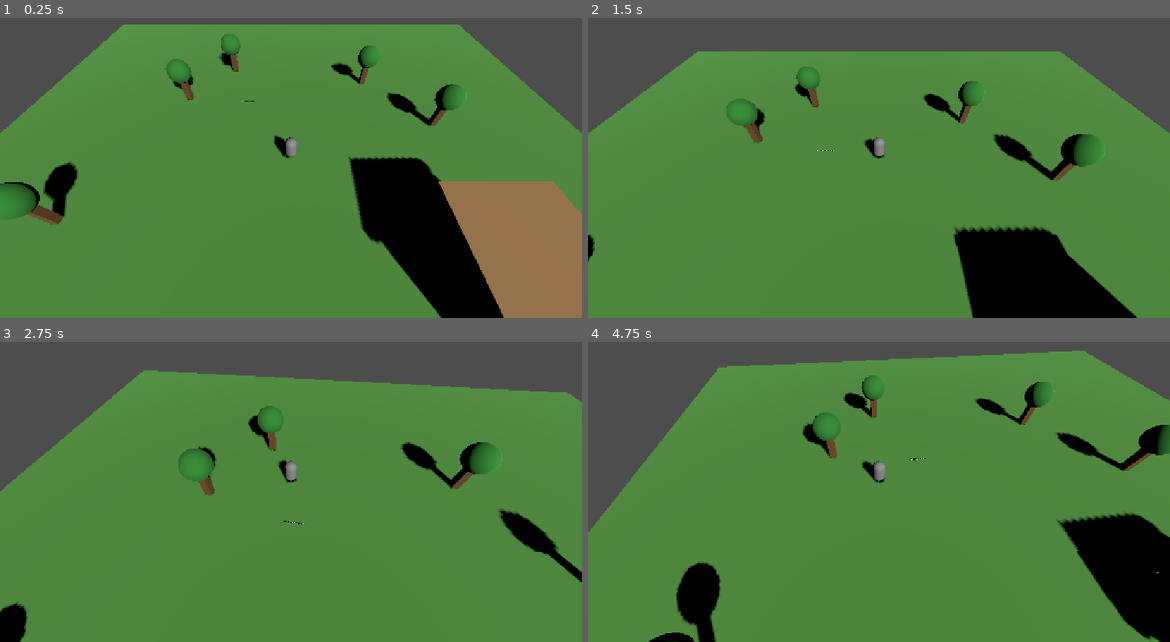
Above: before the commit, frames 1-4 (two rows, left to right).
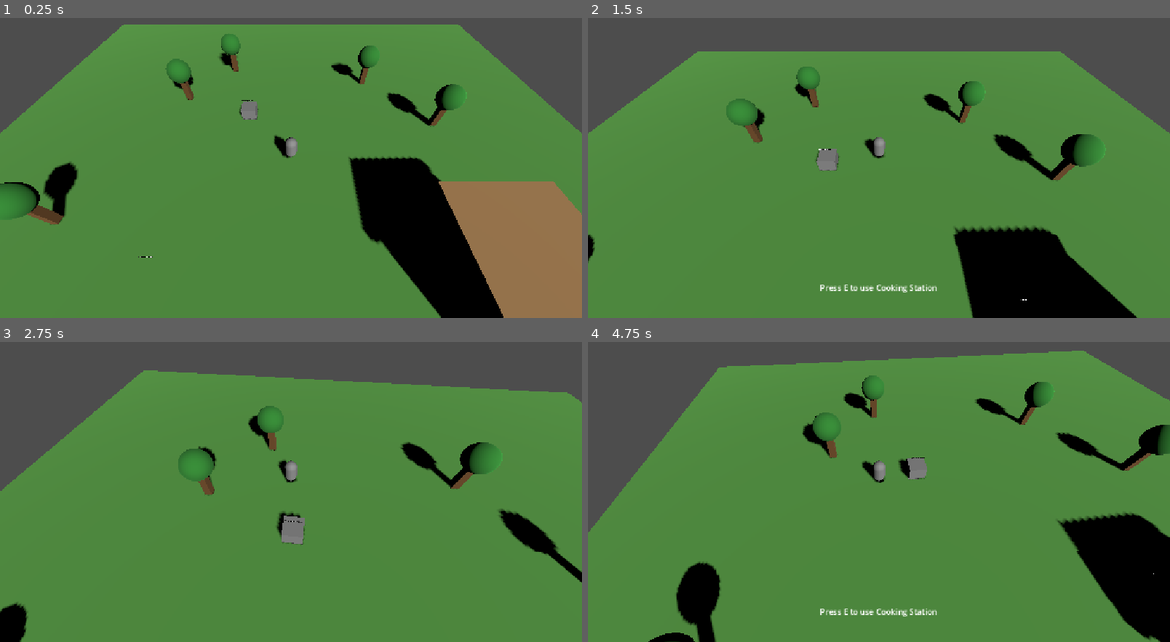
Above: after the commit, the same moments.

Repository: daviilegends/mmorpg_final
Game: Godot game, scene res://scenes/world/test_map.tscn
The game is run twice, just before and just after one commit, with the same random seed, the same clock (stepped at 60 frames per second) and the same inputs.
Inputs:
- Up to frame 1 (0.25 s): no input
- Up to frame 2 (1.5 s): hold E (interact) 0.53-1.28 s; hold W (move_forward) from 0.53 s (still down); tap E (interact) at 1.35 s
- Up to frame 3 (2.75 s): release W (move_forward) at 2.03 s; hold A (move_left) from 2.03 s (still down); hold E (interact) from 2.03 s (still down)
- Up to frame 4 (4.75 s): release E (interact) at 2.78 s; tap E (interact) at 2.85, 4.35 s; release A (move_left) at 3.53 s; hold S (move_backward) 3.53-4.28 s; hold E (interact) 3.53-4.28 s; hold D (move_right) from 4.28 s (still down)

The runs differ from the first frame. In frame 1, 0.2% of the frame differs, in the area x 23-45%, y 27-80%; in frame 2, 0.5%; in frame 3, 0.4%; in frame 4, 0.6%, in the area x 39-98%, y 38-92%.

Commit message:
Add interaction system with Press E prompts
- Interactable base class (Area3D) with display name, prompt text, and signal
- InteractionManager on player detects nearby interactables (radius 2.5)
- HUD shows "Press E to..." prompt for nearest interactable
- Door, Chest, Cooking Station, and Farm Plot interactable scripts
- Test map updated with collision shapes on layer 2 for all objects
- Interactions print to console as placeholder behavior

Co-Authored-By: Claude Sonnet 4.6 <noreply@anthropic.com>

Diff:
--- a/scenes/player/player.tscn
+++ b/scenes/player/player.tscn
@@ -1,7 +1,8 @@
-[gd_scene load_steps=5 format=3]
+[gd_scene load_steps=7 format=3]
 
 [ext_resource type="Script" path="res://scripts/player/player_controller.gd" id="1"]
 [ext_resource type="Script" path="res://scripts/player/camera_follow.gd" id="2"]
+[ext_resource type="Script" path="res://scripts/player/interaction_manager.gd" id="3"]
 
 [sub_resource type="CapsuleShape3D" id="CapsuleShape3D_001"]
 radius = 0.35
@@ -10,6 +11,9 @@
 [sub_resource type="CapsuleMesh" id="CapsuleMesh_001"]
 radius = 0.35
 height = 1.4
+
+[sub_resource type="SphereShape3D" id="SphereShape3D_interact"]
+radius = 2.5
 
 [node name="Player" type="CharacterBody3D"]
 script = ExtResource("1")
@@ -29,3 +33,13 @@
 script = ExtResource("2")
 target = NodePath("..")
 offset = Vector3(0, 10, 8)
+
+[node name="InteractionManager" type="Node3D" parent="."]
+script = ExtResource("3")
+
+[node name="InteractionArea" type="Area3D" parent="InteractionManager"]
+collision_layer = 0
+collision_mask = 2
+
+[node name="CollisionShape3D" type="CollisionShape3D" parent="InteractionManager/InteractionArea"]
+shape = SubResource("SphereShape3D_interact")
--- /dev/null
+++ b/scenes/ui/interaction_hud.tscn
@@ -0,0 +1,19 @@
+[gd_scene load_steps=2 format=3]
+
+[ext_resource type="Script" path="res://scripts/ui/interaction_prompt.gd" id="1"]
+
+[node name="InteractionHUD" type="CanvasLayer"]
+
+[node name="InteractionPrompt" type="Label" parent="."]
+anchors_preset = 7
+anchor_left = 0.5
+anchor_top = 1.0
+anchor_right = 0.5
+anchor_bottom = 1.0
+offset_left = -200.0
+offset_top = -80.0
+offset_right = 200.0
+offset_bottom = -40.0
+horizontal_alignment = 1
+vertical_alignment = 1
+script = ExtResource("1")
--- a/scenes/world/test_map.tscn
+++ b/scenes/world/test_map.tscn
@@ -1,6 +1,11 @@
-[gd_scene load_steps=12 format=3]
+[gd_scene load_steps=23 format=3]
 
 [ext_resource type="PackedScene" path="res://scenes/player/player.tscn" id="1"]
+[ext_resource type="PackedScene" path="res://scenes/ui/interaction_hud.tscn" id="2"]
+[ext_resource type="Script" path="res://scripts/house/house_door.gd" id="3"]
+[ext_resource type="Script" path="res://scripts/inventory/chest_interactable.gd" id="4"]
+[ext_resource type="Script" path="res://scripts/items/cooking_station_interactable.gd" id="5"]
+[ext_resource type="Script" path="res://scripts/farming/farm_plot_interactable.gd" id="6"]
 
 [sub_resource type="PlaneMesh" id="PlaneMesh_001"]
 size = Vector2(40, 40)
@@ -32,14 +37,29 @@
 [sub_resource type="BoxMesh" id="BoxMesh_roof"]
 size = Vector3(4.5, 0.5, 4.5)
 
+[sub_resource type="BoxMesh" id="BoxMesh_chest"]
+size = Vector3(0.8, 0.6, 0.5)
+
+[sub_resource type="BoxMesh" id="BoxMesh_cooking"]
+size = Vector3(1.0, 0.8, 1.0)
+
+[sub_resource type="BoxShape3D" id="BoxShape3D_door"]
+size = Vector3(2, 2, 1)
+
+[sub_resource type="BoxShape3D" id="BoxShape3D_chest"]
+size = Vector3(1.2, 1.0, 1.0)
+
+[sub_resource type="BoxShape3D" id="BoxShape3D_cooking"]
+size = Vector3(1.5, 1.2, 1.5)
+
+[sub_resource type="BoxShape3D" id="BoxShape3D_farm"]
+size = Vector3(3, 1, 3)
+
 [node name="TestMap" type="Node3D"]
 
 [node name="DirectionalLight3D" type="DirectionalLight3D" parent="."]
 transform = Transform3D(0.87, -0.3, 0.4, 0, 0.8, 0.6, -0.5, -0.52, 0.7, 0, 12, 0)
 shadow_enabled = true
-
-[node name="WorldEnvironment" type="WorldEnvironment" parent="."]
-environment = null
 
 [node name="Ground" type="StaticBody3D" parent="."]
 
@@ -118,26 +138,66 @@
 mesh = SubResource("BoxMesh_roof")
 surface_material_override/0 = SubResource("Material_house")
 
-[node name="FarmArea" type="Node3D" parent="."]
-transform = Transform3D(1, 0, 0, 0, 1, 0, 0, 0, 1, -6, 0, 6)
-
-[node name="Label" type="Label3D" parent="FarmArea"]
+[node name="Door" type="Area3D" parent="House"]
+transform = Transform3D(1, 0, 0, 0, 1, 0, 0, 0, 1, 0, 0.5, 2.5)
+collision_layer = 2
+collision_mask = 0
+script = ExtResource("3")
+
+[node name="CollisionShape3D" type="CollisionShape3D" parent="House/Door"]
+shape = SubResource("BoxShape3D_door")
+
+[node name="Label" type="Label3D" parent="House/Door"]
 transform = Transform3D(1, 0, 0, 0, 1, 0, 0, 0, 1, 0, 1.5, 0)
-text = "Farm Area"
-font_size = 32
-
-[node name="ChestPlaceholder" type="Node3D" parent="."]
-transform = Transform3D(1, 0, 0, 0, 1, 0, 0, 0, 1, 5, 0, 3)
-
-[node name="Label" type="Label3D" parent="ChestPlaceholder"]
+text = "Door"
+font_size = 20
+
+[node name="Chest" type="Area3D" parent="."]
+transform = Transform3D(1, 0, 0, 0, 1, 0, 0, 0, 1, 5, 0.3, 3)
+collision_layer = 2
+collision_mask = 0
+script = ExtResource("4")
+
+[node name="ChestMesh" type="MeshInstance3D" parent="Chest"]
+mesh = SubResource("BoxMesh_chest")
+
+[node name="CollisionShape3D" type="CollisionShape3D" parent="Chest"]
+shape = SubResource("BoxShape3D_chest")
+
+[node name="Label" type="Label3D" parent="Chest"]
+transform = Transform3D(1, 0, 0, 0, 1, 0, 0, 0, 1, 0, 0.8, 0)
+text = "Chest"
+font_size = 20
+
+[node name="CookingStation" type="Area3D" parent="."]
+transform = Transform3D(1, 0, 0, 0, 1, 0, 0, 0, 1, -3, 0.4, -4)
+collision_layer = 2
+collision_mask = 0
+script = ExtResource("5")
+
+[node name="CookingMesh" type="MeshInstance3D" parent="CookingStation"]
+mesh = SubResource("BoxMesh_cooking")
+
+[node name="CollisionShape3D" type="CollisionShape3D" parent="CookingStation"]
+shape = SubResource("BoxShape3D_cooking")
+
+[node name="Label" type="Label3D" parent="CookingStation"]
+transform = Transform3D(1, 0, 0, 0, 1, 0, 0, 0, 1, 0, 0.9, 0)
+text = "Cooking Station"
+font_size = 20
+
+[node name="FarmPlot" type="Area3D" parent="."]
+transform = Transform3D(1, 0, 0, 0, 1, 0, 0, 0, 1, -6, 0.05, 6)
+collision_layer = 2
+collision_mask = 0
+script = ExtResource("6")
+
+[node name="CollisionShape3D" type="CollisionShape3D" parent="FarmPlot"]
+shape = SubResource("BoxShape3D_farm")
+
+[node name="Label" type="Label3D" parent="FarmPlot"]
 transform = Transform3D(1, 0, 0, 0, 1, 0, 0, 0, 1, 0, 1.2, 0)
-text = "Chest"
+text = "Farm Plot"
 font_size = 24
 
-[node name="CookingPlaceholder" type="Node3D" parent="."]
-transform = Transform3D(1, 0, 0, 0, 1, 0, 0, 0, 1, -3, 0, -4)
-
-[node name="Label" type="Label3D" parent="CookingPlaceholder"]
-transform = Transform3D(1, 0, 0, 0, 1, 0, 0, 0, 1, 0, 1.2, 0)
-text = "Cooking Station"
-font_size = 24
+[node name="InteractionHUD" parent="." instance=ExtResource("2")]
--- /dev/null
+++ b/scripts/core/interactable.gd
@@ -0,0 +1,13 @@
+class_name Interactable
+extends Area3D
+
+@export var display_name: String = "Object"
+@export var interaction_prompt: String = "interact"
+
+signal interacted
+
+func get_prompt_text() -> String:
+	return "Press E to %s %s" % [interaction_prompt, display_name]
+
+func interact() -> void:
+	interacted.emit()
--- /dev/null
+++ b/scripts/farming/farm_plot_interactable.gd
@@ -0,0 +1,9 @@
+extends Interactable
+
+func _ready() -> void:
+	display_name = "Farm Plot"
+	interaction_prompt = "use"
+	interacted.connect(_on_interacted)
+
+func _on_interacted() -> void:
+	print("[Farm] Player interacted with the farm plot!")
--- /dev/null
+++ b/scripts/house/house_door.gd
@@ -0,0 +1,9 @@
+extends Interactable
+
+func _ready() -> void:
+	display_name = "Door"
+	interaction_prompt = "enter"
+	interacted.connect(_on_interacted)
+
+func _on_interacted() -> void:
+	print("[House] Player entered the house!")
--- /dev/null
+++ b/scripts/inventory/chest_interactable.gd
@@ -0,0 +1,9 @@
+extends Interactable
+
+func _ready() -> void:
+	display_name = "Chest"
+	interaction_prompt = "open"
+	interacted.connect(_on_interacted)
+
+func _on_interacted() -> void:
+	print("[Chest] Player opened the chest!")
--- /dev/null
+++ b/scripts/items/cooking_station_interactable.gd
@@ -0,0 +1,9 @@
+extends Interactable
+
+func _ready() -> void:
+	display_name = "Cooking Station"
+	interaction_prompt = "use"
+	interacted.connect(_on_interacted)
+
+func _on_interacted() -> void:
+	print("[Cooking] Player used the cooking station!")
--- /dev/null
+++ b/scripts/player/interaction_manager.gd
@@ -0,0 +1,47 @@
+extends Node3D
+
+signal nearest_changed(interactable: Interactable)
+
+var _nearby: Array[Interactable] = []
+var nearest: Interactable = null
+
+@onready var area: Area3D = $InteractionArea
+
+func _ready() -> void:
+	add_to_group("interaction_manager")
+	area.area_entered.connect(_on_area_entered)
+	area.area_exited.connect(_on_area_exited)
+
+func _process(_delta: float) -> void:
+	_update_nearest()
+
+func _input(event: InputEvent) -> void:
+	if event.is_action_pressed("interact") and nearest:
+		nearest.interact()
+
+func _on_area_entered(area_node: Area3D) -> void:
+	if area_node is Interactable:
+		_nearby.append(area_node)
+
+func _on_area_exited(area_node: Area3D) -> void:
+	if area_node is Interactable:
+		_nearby.erase(area_node)
+		if nearest == area_node:
+			nearest = null
+			nearest_changed.emit(null)
+
+func _update_nearest() -> void:
+	var closest: Interactable = null
+	var closest_dist := INF
+
+	for inter in _nearby:
+		if not is_instance_valid(inter):
+			continue
+		var dist := global_position.distance_to(inter.global_position)
+		if dist < closest_dist:
+			closest_dist = dist
+			closest = inter
+
+	if closest != nearest:
+		nearest = closest
+		nearest_changed.emit(nearest)
--- /dev/null
+++ b/scripts/ui/interaction_prompt.gd
@@ -0,0 +1,17 @@
+extends Label
+
+var _manager: Node = null
+
+func _ready() -> void:
+	text = ""
+	await get_tree().process_frame
+	var managers := get_tree().get_nodes_in_group("interaction_manager")
+	if managers.size() > 0:
+		_manager = managers[0]
+		_manager.nearest_changed.connect(_on_nearest_changed)
+
+func _on_nearest_changed(interactable: Interactable) -> void:
+	if interactable:
+		text = interactable.get_prompt_text()
+	else:
+		text = ""
Not shown, changed: docs/PROJECT_LOG.md
Not shown, changed: docs/ROADMAP.md
